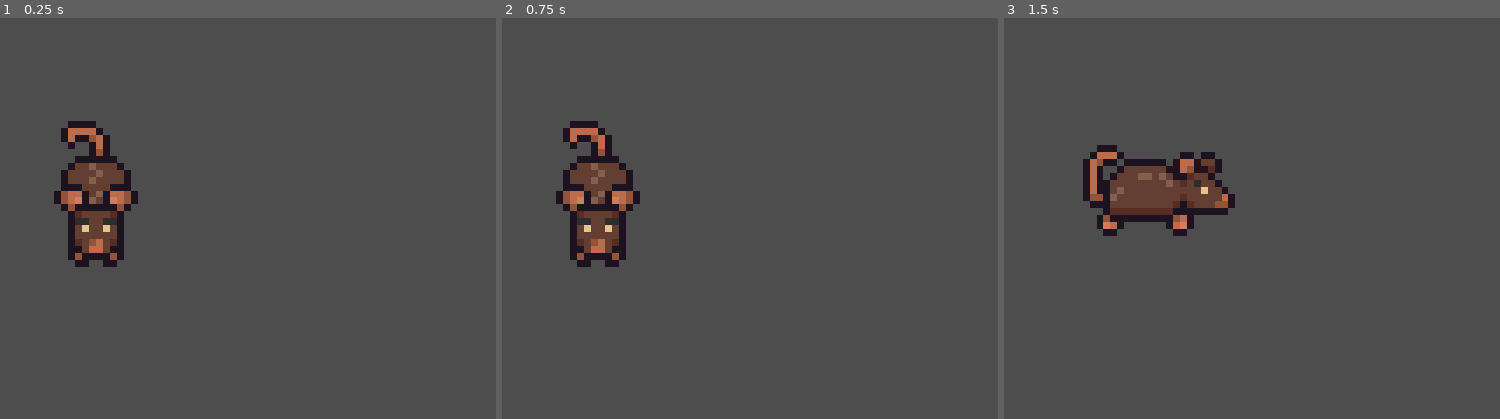
Above: before the commit, frames 1-3 (left to right).
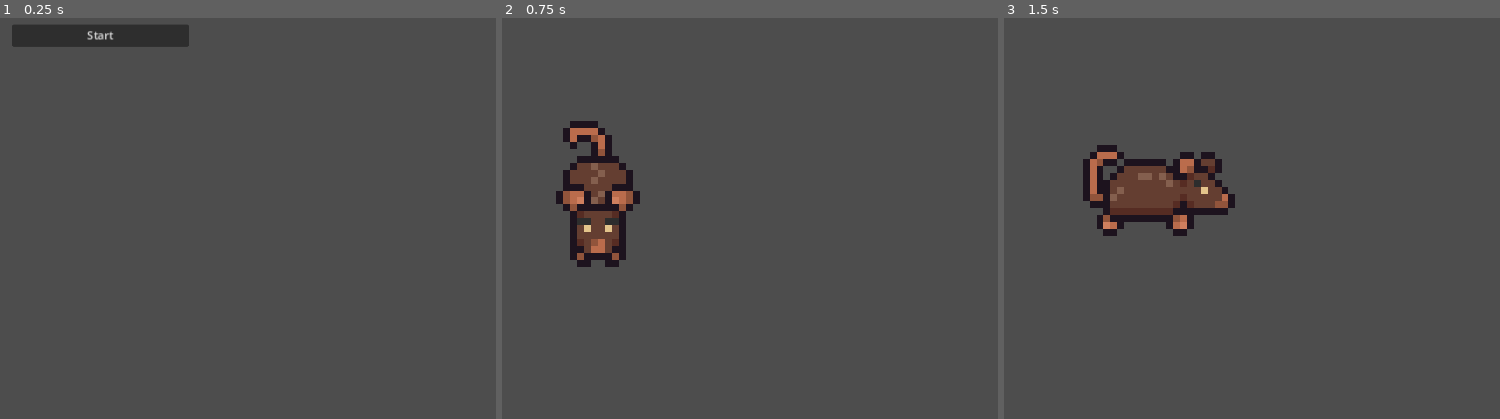
Above: after the commit, the same moments.

Repository: Lycentzia/MachUndLachgeschichten
Game: Godot game, scene res://menu.tscn
Two runs of this game, one before a commit and one after it. Both use one fixed random seed, a clock stepped at 60 frames per second and the inputs below. Before the commit the project starts from res://player.tscn.
Inputs (mouse positions are in pixels of both pictures, inside the frame that each line leads up to):
- Up to frame 1 (0.25 s): no input
- Up to frame 2 (0.75 s): click (601, 34) at 0.5 s, where only the run after the commit has a clickable "Start"
- Up to frame 3 (1.5 s): tap Enter at 1.25 s; hold Right (move_right) from 1.28 s (still down)

The runs differ from the first frame. In frame 1, 5.9% of the frame differs, in the area x 2-39%, y 1-63%; in frame 2, nothing differs; in frame 3, nothing differs.

Commit message:
solve conflict

Diff:
--- /dev/null
+++ b/menu.tscn
@@ -0,0 +1,15 @@
+[gd_scene load_steps=2 format=3 uid="uid://c5xj3bdrufxtb"]
+
+[ext_resource type="Script" path="res://startButton.gd" id="1_pa3nv"]
+
+[node name="Node2D" type="Node2D"]
+
+[node name="Button" type="Button" parent="."]
+offset_left = 455.0
+offset_top = 80.0
+offset_right = 710.0
+offset_bottom = 111.0
+text = "Start"
+script = ExtResource("1_pa3nv")
+
+[connection signal="pressed" from="Button" to="Button" method="_on_pressed"]
--- a/project.godot
+++ b/project.godot
@@ -10,10 +10,11 @@
 
 [application]
 
-config/name="MachUndLachgeschichten"
-run/main_scene="res://player.tscn"
+config/name="MachUndSachgeschichte"
+run/main_scene="res://menu.tscn"
 config/features=PackedStringArray("4.2", "Forward Plus")
 config/icon="res://icon.svg"
+<<<<<<<HEADconfig/name="MachUndLachgeschichten"
 
 [display]
 
--- /dev/null
+++ b/startButton.gd
@@ -0,0 +1,10 @@
+extends Node
+
+
+# Called when the node enters the scene tree for the first time.
+func _ready():
+	pass # Replace with function body.
+
+
+func _on_pressed():
+	get_tree().change_scene_to_file("res://player.tscn")
